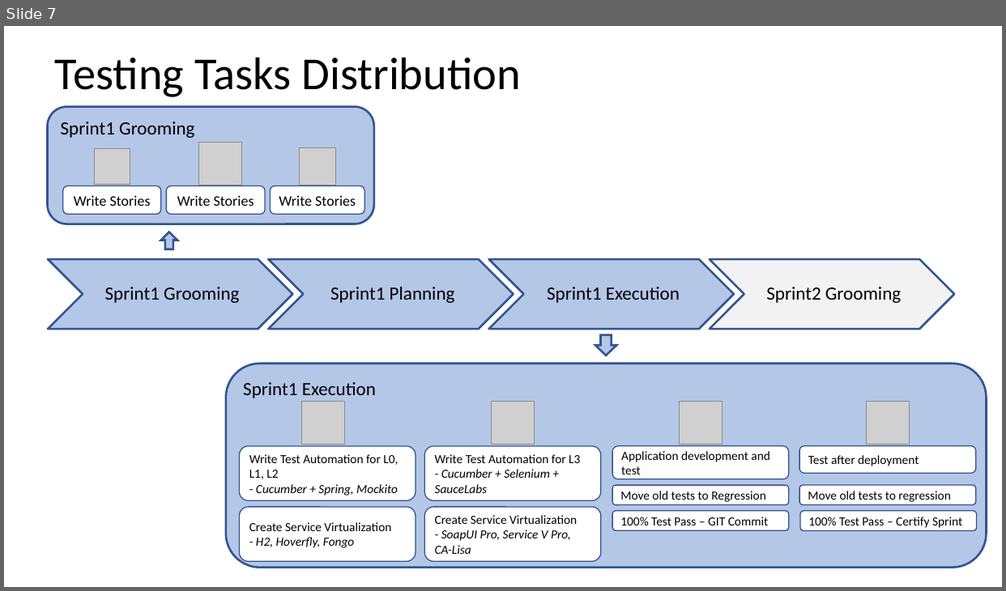
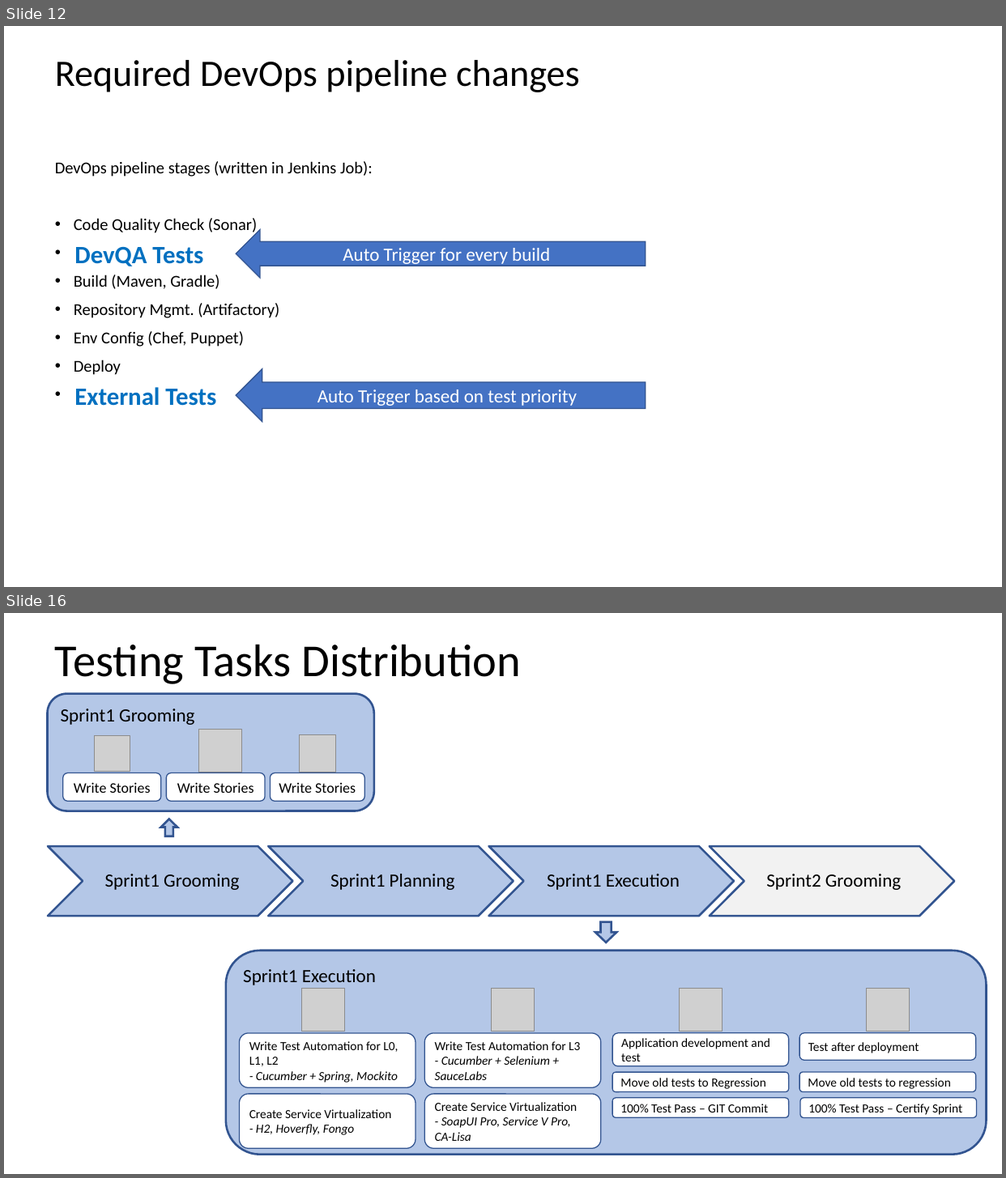
Before and after one commit to ravikalla/artifacts, a slide deck: MissionZeroDefect.pptx. Shown one above the other, each under a label of ours: slide 7 before the commit, slides 12 and 16 after it; the slides between them are not shown. The pictures are 1006x591 and 1006x1178 pixels, drawn with LibreOffice and Linux fonts; fonts in the diff are those of the drawing; grey boxes stand for pictures. Boxes give left, top, right and bottom in pixels: in the first picture for what was removed or moved away, otherwise in the second. Text is boxed around its words. In the diff, an @@ line names an element or a change of style, - is before the commit and + after.

```diff
--- a/MissionZeroDefect.pptx
+++ b/MissionZeroDefect.pptx
@@ slide 12 added at (4, 26, 1002, 587), background #FFFFFF @@
@@ title added at (55, 60, 580, 92), 36 pt, text #000000 @@
+Required DevOps pipeline changes
@@ text added at (55, 161, 373, 375), 16 pt, text #000000 @@
+DevOps pipeline stages (written in Jenkins Job):
+• Code Quality Check (Sonar)
+• Build (Maven, Gradle)
+• Repository Mgmt. (Artifactory)
+• Env Config (Chef, Puppet)
+• Deploy
@@ left arrow added at (236, 229, 646, 278), fill #4472C4, outline #325491 1 pt, 18 pt, text #FFFFFF @@
+Auto Trigger for every build
@@ text added at (74, 246, 203, 267), 24 pt, text #0070C0, bold @@
+DevQA Tests
@@ text added at (74, 387, 216, 406), 24 pt, text #0070C0, bold @@
+External Tests
@@ left arrow added at (236, 369, 646, 422), fill #4472C4, outline #325491 1 pt, 18 pt, text #FFFFFF @@
+Auto Trigger based on test priority
@@ what was slide 7 is now slide 16 @@
```
Also in this commit, not shown: 8 other slides added.
